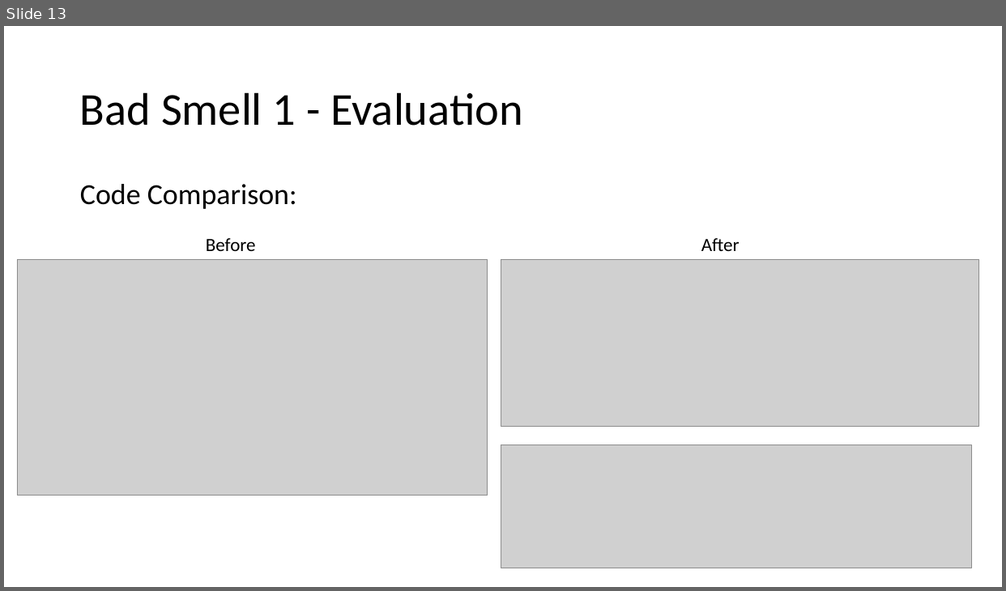
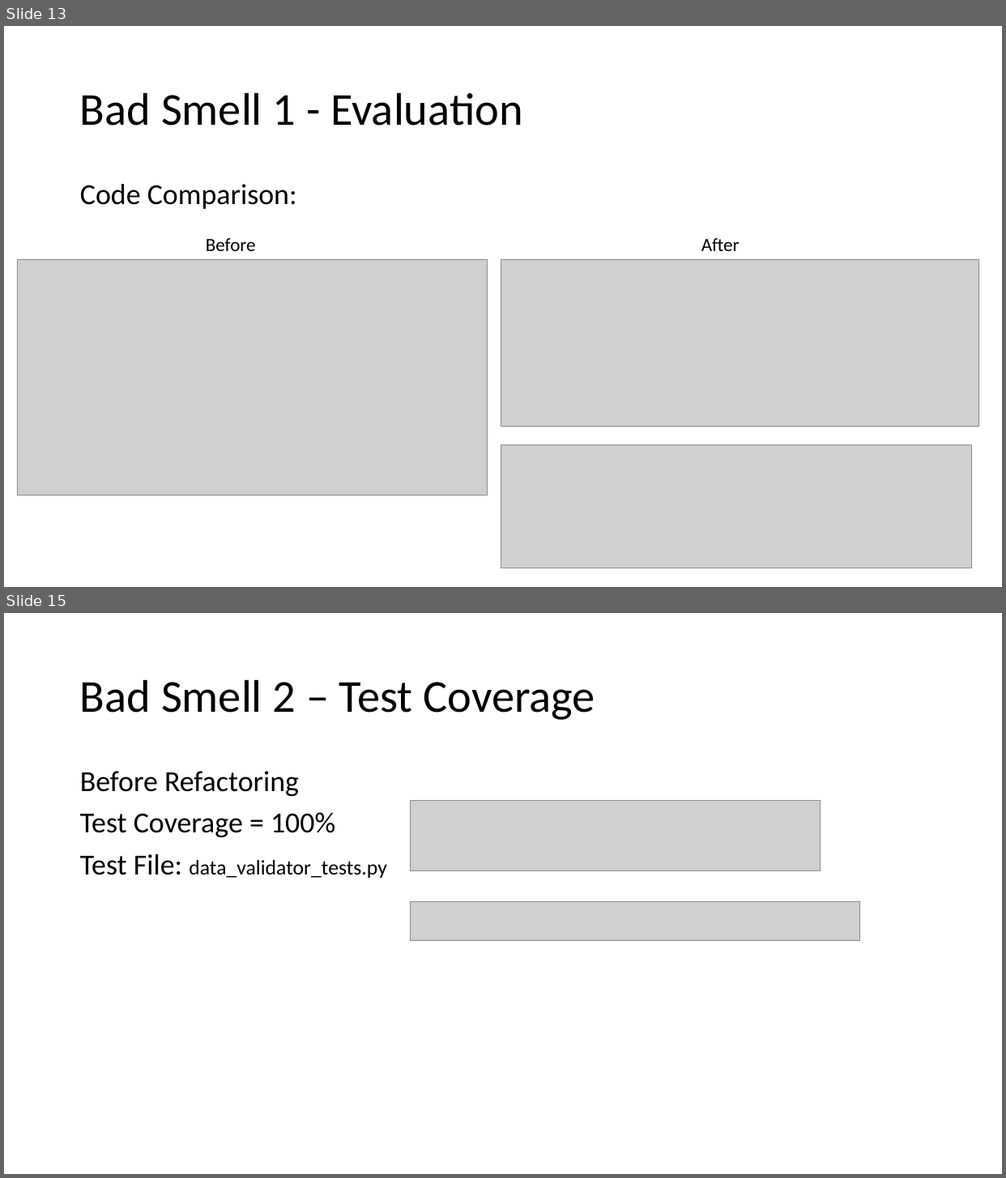
Before and after one commit to steven-snelling/PR301-Assignment_2, a slide deck: bad_smells.pptx. Shown one above the other, each under a label of ours: slide 13 before the commit, slides 13 and 15 after it; the slides between them are not shown. The pictures are 1006x591 and 1006x1178 pixels, drawn with LibreOffice and Linux fonts; fonts in the diff are those of the drawing; grey boxes stand for pictures. Boxes give left, top, right and bottom in pixels: in the first picture for what was removed or moved away, otherwise in the second. Text is boxed around its words. In the diff, an @@ line names an element or a change of style, - is before the commit and + after.

Commit message:
Updated documentation with work done from bad smell 2

```diff
--- a/bad_smells.pptx
+++ b/bad_smells.pptx
@@ slide 15 added at bbox=[4, 613, 1002, 1174], background #FFFFFF @@
@@ title added at bbox=[80, 679, 595, 720], 44 pt, text #000000 @@
+Bad Smell 2 – Test Coverage
@@ text added at bbox=[80, 771, 387, 878], 28 pt, text #000000 @@
+Before Refactoring
+Test Coverage = 100%
+Test File: data_validator_tests.py
@@ picture added at bbox=[411, 800, 820, 871] @@
@@ picture added at bbox=[411, 901, 860, 940] @@
```
Also in this commit, not shown: 2 slides changed, 3 other slides added.
